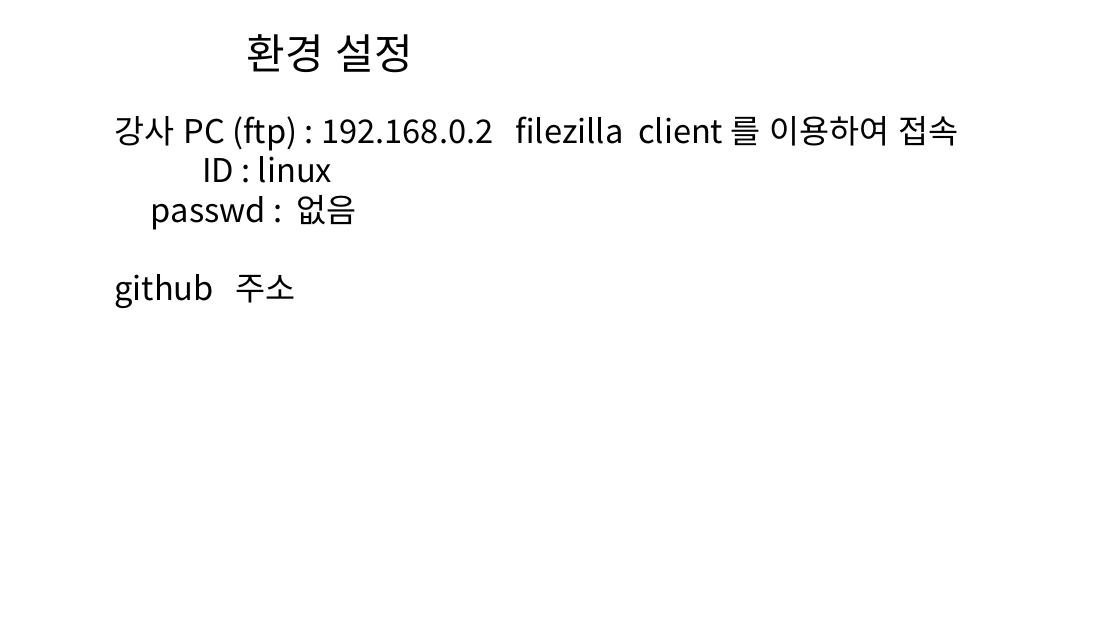
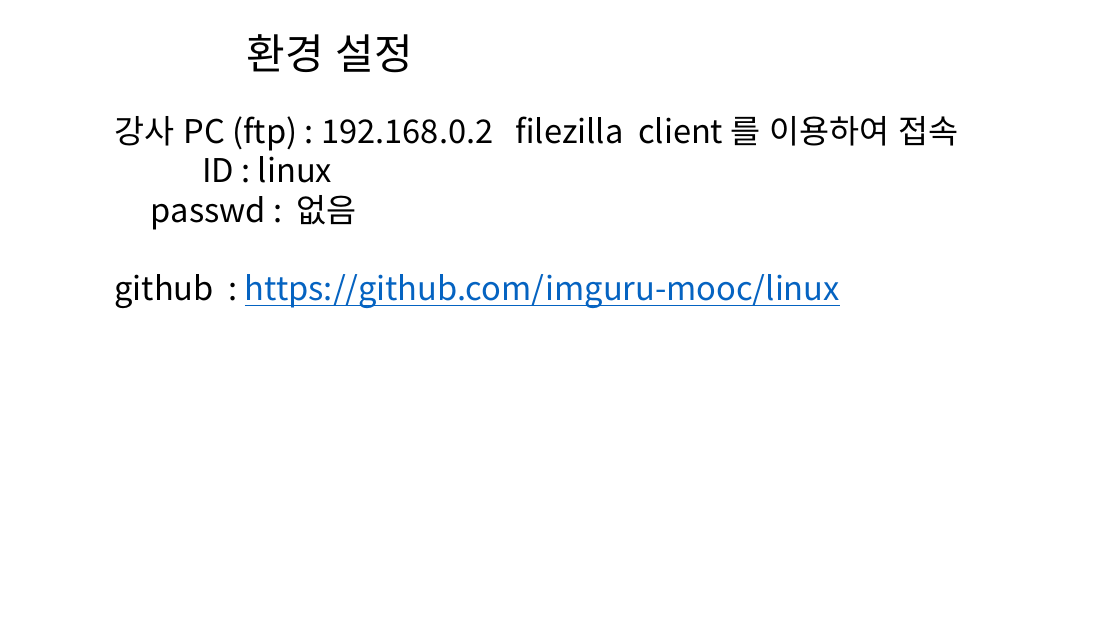
Before and after one commit to imguru-mooc/linux, a slide deck: slide 3 of 수업판서.pptx. Drawn at 1120x630 pixels with LibreOffice and Linux fonts; fonts in the diff are those of the drawing. Boxes give left, top, right and bottom in pixels: in the first picture for what was removed or moved away, otherwise in the second. Text is boxed around its words. In the diff, an @@ line names an element or a change of style, - is before the commit and + after.

```diff
--- a/수업판서.pptx
+++ b/수업판서.pptx
@@ text at [114,274,840,308]: text changed; text colour #000000 to #0563C1 @@
-github 주소
+github : https://github.com/imguru-mooc/linux
```
Also in this commit, not shown: 1 other slide changed, 14 slides added, 3 other files.
